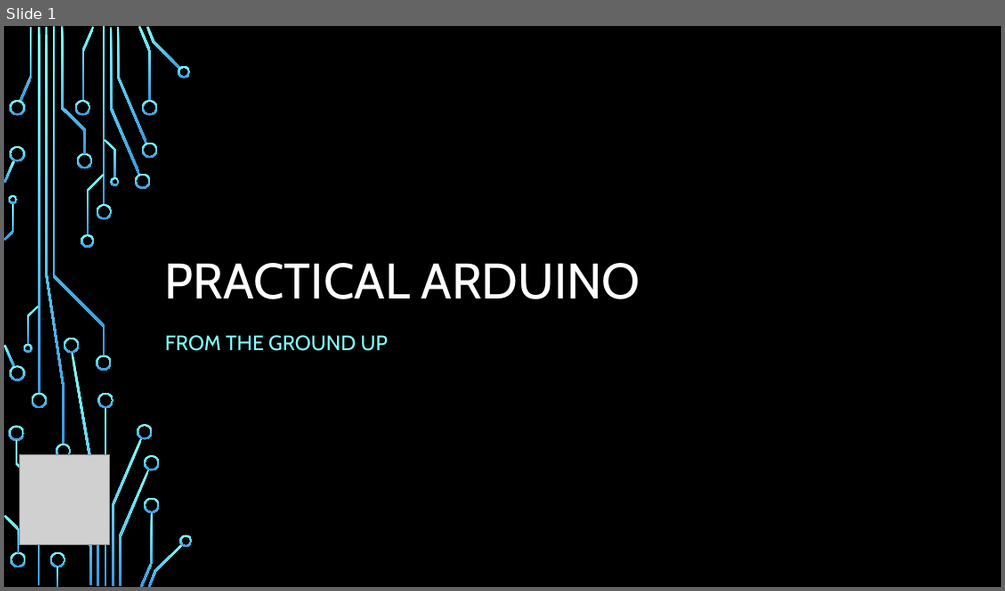
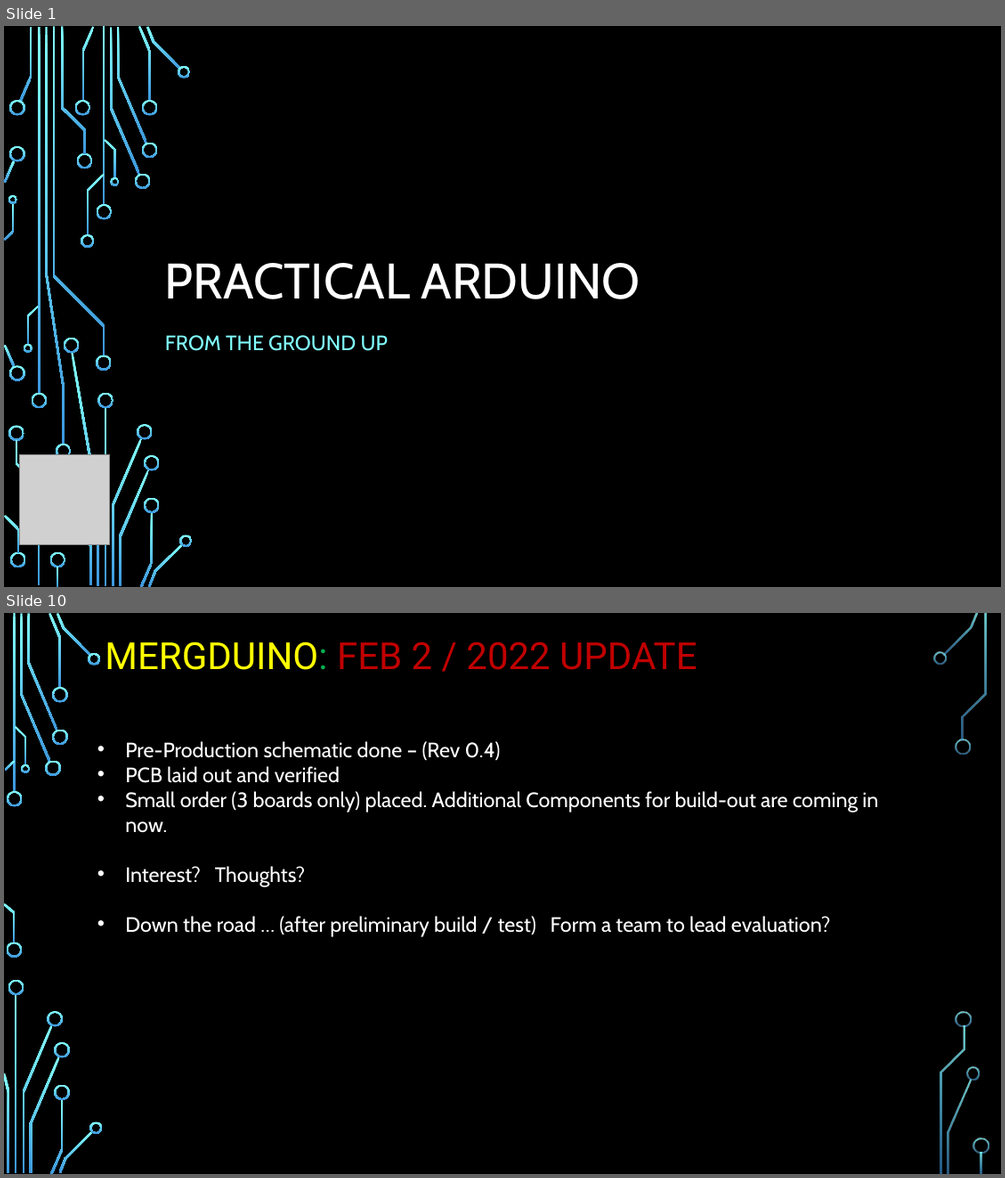
Before and after one commit to Alan-Lomax/MERG-SIG-Presentations, a slide deck: Practical Arduino - Ground Up.pptx. Shown one above the other, each under a label of ours: slide 1 before the commit, slides 1 and 10 after it; the slides between them are not shown. The pictures are 1005x591 and 1005x1178 pixels, drawn with LibreOffice and Linux fonts; fonts in the diff are those of the drawing; grey boxes stand for pictures; background and template pictures are left out. Boxes give left, top, right and bottom in pixels: in the first picture for what was removed or moved away, otherwise in the second. Text is boxed around its words. In the diff, an @@ line names an element or a change of style, - is before the commit and + after.

```diff
--- a/Practical Arduino - Ground Up.pptx
+++ b/Practical Arduino - Ground Up.pptx
@@ slide 10 added at [4, 613, 1001, 1174], background picture (left out) @@
@@ title added at [105, 641, 696, 670], 36 pt, text #C00000 @@
+MERGDUINO: FEB 2 / 2022 UPDATE
@@ text added at [125, 741, 878, 937], 20 pt, text #FFFFFF @@
+• Pre-Production schematic done – (Rev 0.4)
+• PCB laid out and verified
+• Small order (3 boards only) placed. Additional Components for build-out are coming in now.
+• Interest? Thoughts?
+• Down the road … (after preliminary build / test) Form a team to lead evaluation?
@@ group added at [4, 613, 989, 1174]: 33 freeform shapes, 3 rectangles @@
```
Also in this commit, not shown: 8 slides changed.
